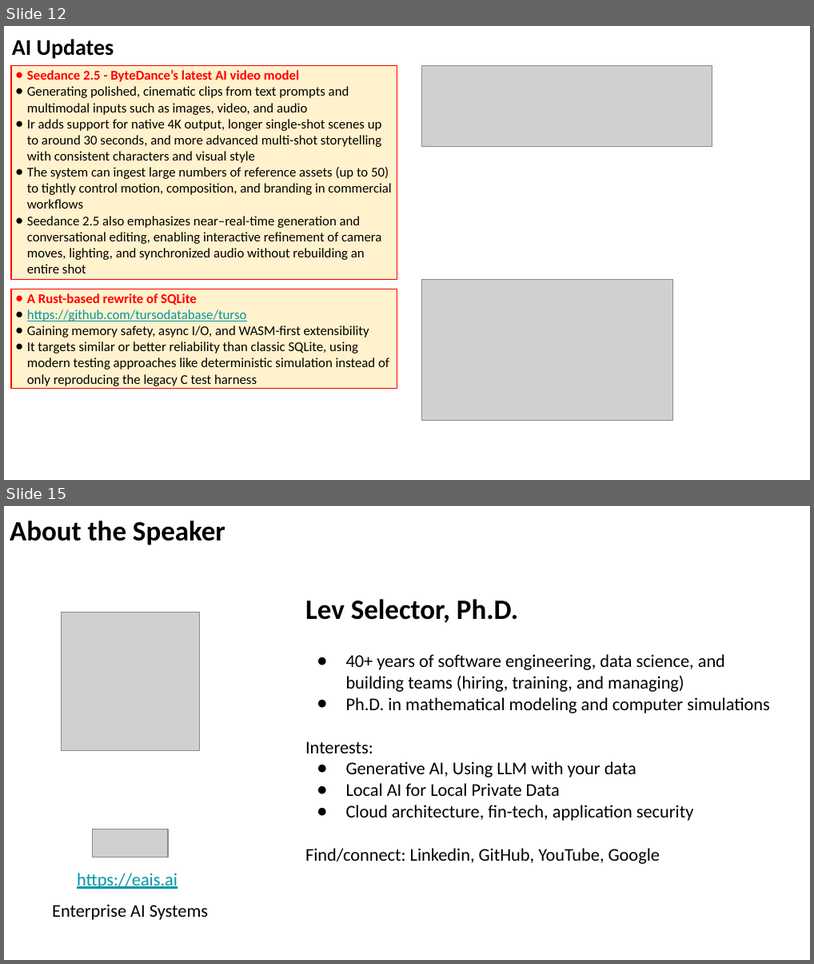
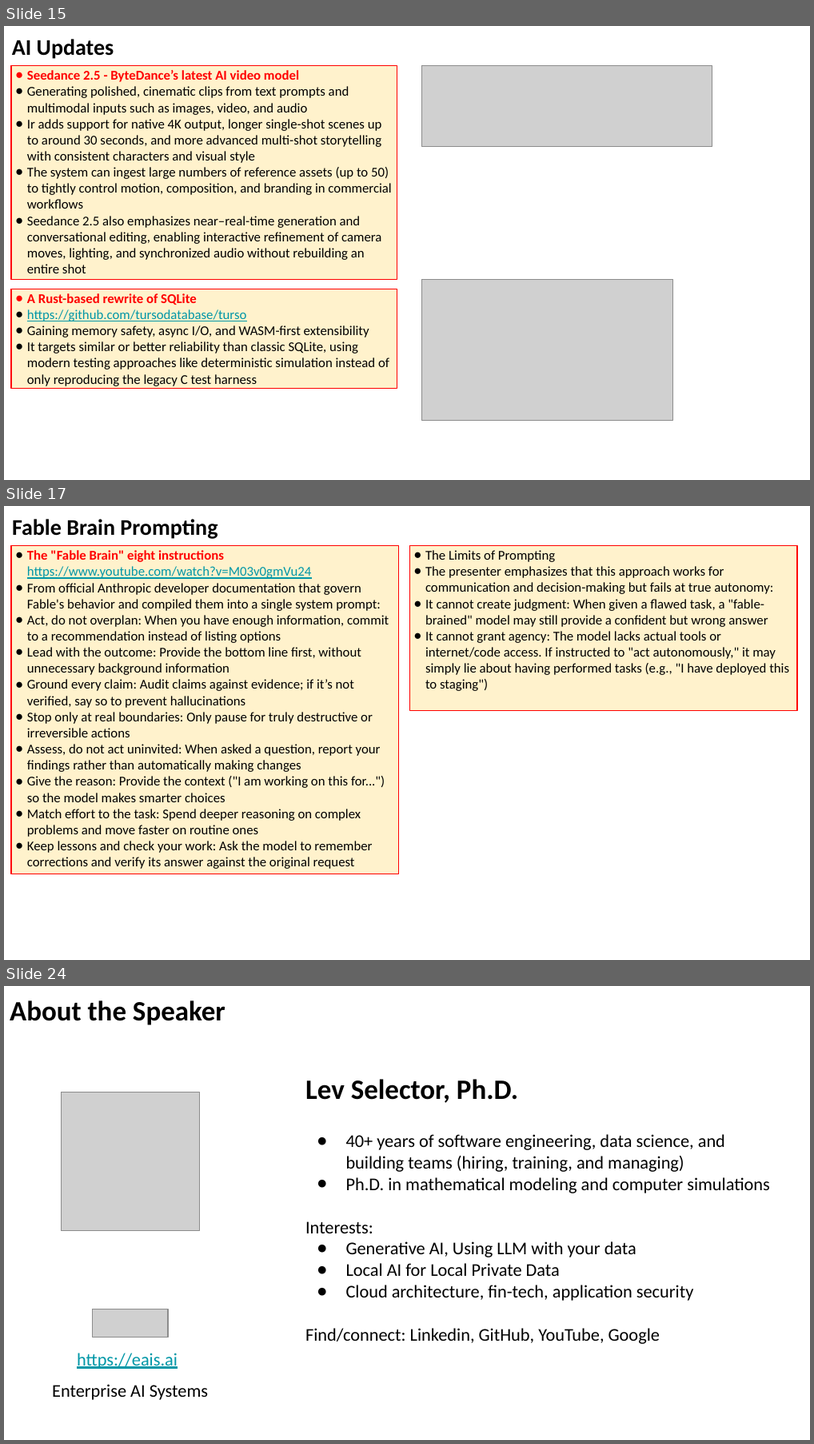
Before and after one commit to lselector/seminar, a slide deck: 2026/2026-06-26-AI-Updates.pptx. Shown one above the other, each under a label of ours: slides 12 and 15 before the commit, slides 15, 17 and 24 after it; the slides between them are not shown. The pictures are 814x964 and 814x1444 pixels, drawn with LibreOffice and Linux fonts; fonts in the diff are those of the drawing; grey boxes stand for pictures. Boxes give left, top, right and bottom in pixels: in the first picture for what was removed or moved away, otherwise in the second. Text is boxed around its words. In the diff, an @@ line names an element or a change of style, - is before the commit and + after.

```diff
--- a/2026/2026-06-26-AI-Updates.pptx
+++ b/2026/2026-06-26-AI-Updates.pptx
@@ slide 17 added at [4, 506, 810, 960], background #FFFFFF @@
@@ text added at [12, 519, 218, 539], 20 pt, text #000000, bold @@
+Fable Brain Prompting
@@ rectangle added at [11, 546, 399, 874], fill #FFF2CC, outline #FF0000 0.75 pt, 12 pt, text #000000 @@
+● The "Fable Brain" eight instructions
+  https://www.youtube.com/watch?v=M03v0gmVu24
+● From official Anthropic developer documentation that govern Fable's behavior and compiled them into a single system prompt:
+● Act, do not overplan: When you have enough information, commit to a recommendation instead of listing options
+● Lead with the outcome: Provide the bottom line first, without unnecessary background information
+● Ground every claim: Audit claims against evidence; if it’s not verified, say so to prevent hallucinations
+● Stop only at real boundaries: Only pause for truly destructive or irreversible actions
+● Assess, do not act uninvited: When asked a question, report your findings rather than automatically making changes
+● Give the reason: Provide the context ("I am working on this for...") so the model makes smarter choices
+● Match effort to the task: Spend deeper reasoning on complex problems and move faster on routine ones
+● Keep lessons and check your work: Ask the model to remember corrections and verify its answer against the original request
@@ rectangle added at [410, 546, 798, 711], fill #FFF2CC, outline #FF0000 0.75 pt, 12 pt, text #000000 @@
+● The Limits of Prompting
+● The presenter emphasizes that this approach works for communication and decision-making but fails at true autonomy:
+● It cannot create judgment: When given a flawed task, a "fable-brained" model may still provide a confident but wrong answer
+● It cannot grant agency: The model lacks actual tools or internet/code access. If instructed to "act autonomously," it may simply lie about having performed tasks (e.g., "I have deployed this to staging")
@@ what was slide 12 is now slide 15 @@
@@ what was slide 15 is now slide 24 @@
```
Also in this commit, not shown: 7 slides changed, 8 other slides added.
